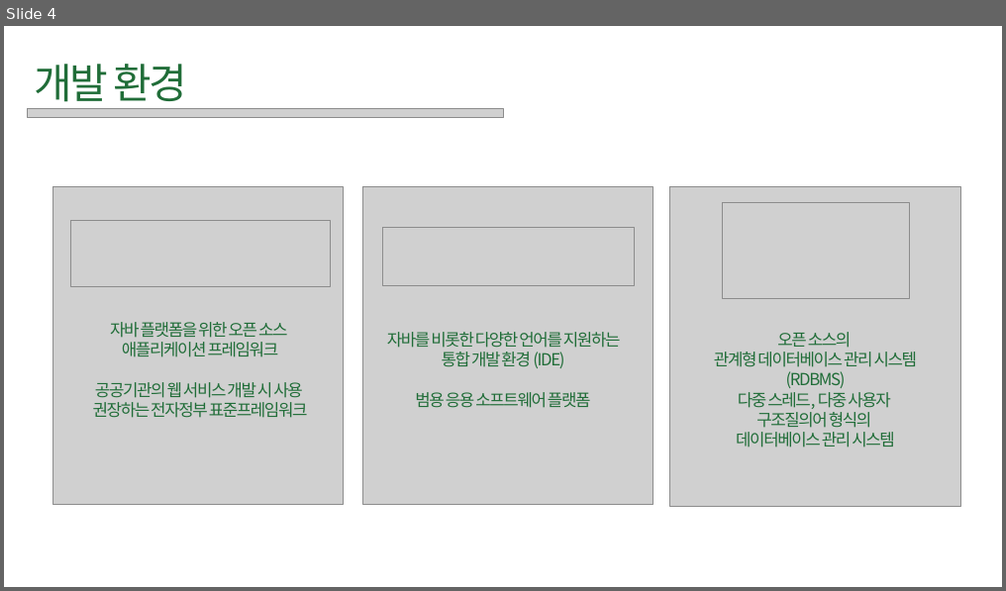
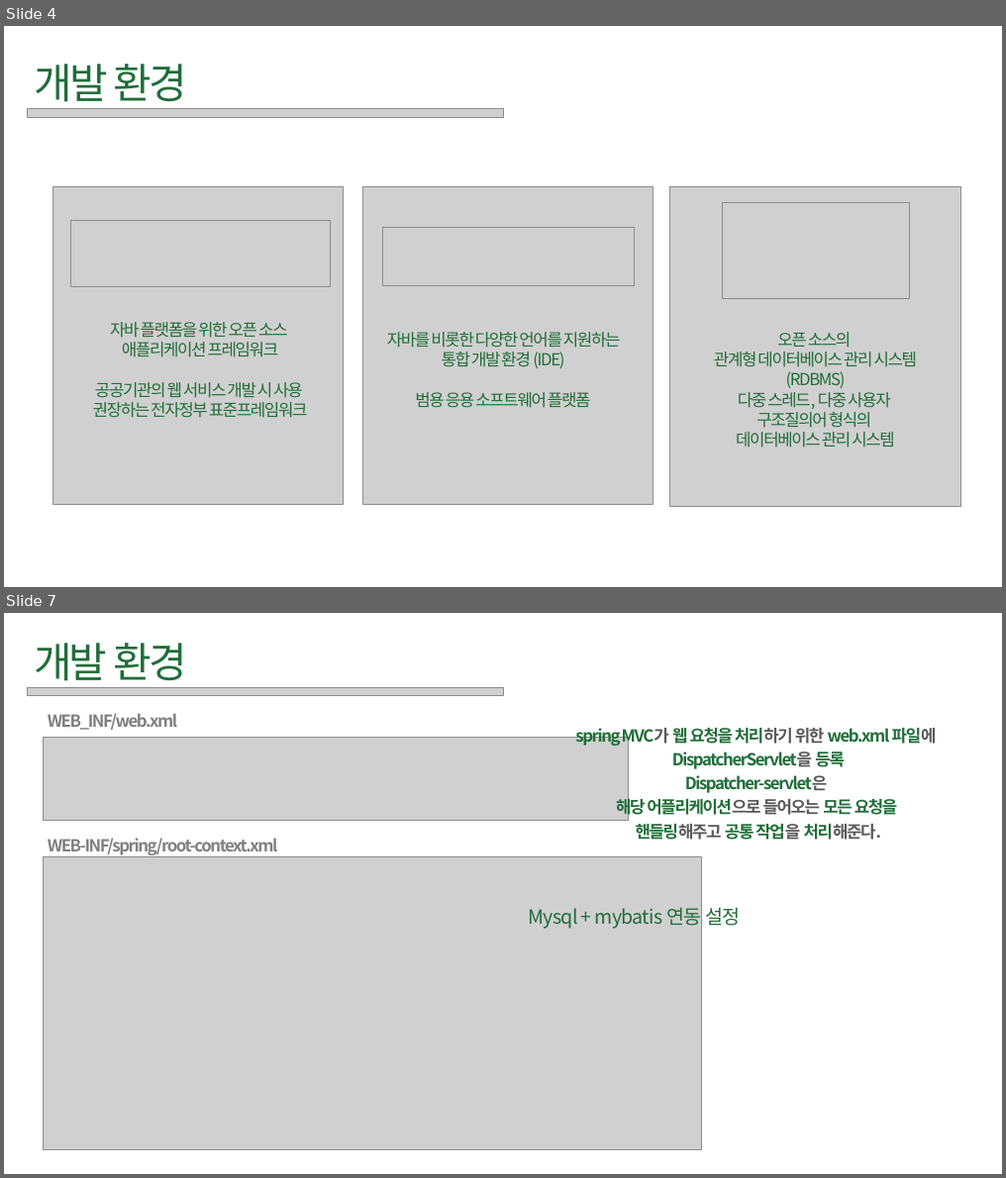
Before and after one commit to hanYijin/portfolio_2021, a slide deck: smartForm.pptx. Shown one above the other, each under a label of ours: slide 4 before the commit, slides 4 and 7 after it; the slides between them are not shown. The pictures are 1006x591 and 1006x1178 pixels, drawn with LibreOffice and Linux fonts; fonts in the diff are those of the drawing; grey boxes stand for pictures. Boxes give left, top, right and bottom in pixels: in the first picture for what was removed or moved away, otherwise in the second. Text is boxed around its words. In the diff, an @@ line names an element or a change of style, - is before the commit and + after.

```diff
--- a/smartForm.pptx
+++ b/smartForm.pptx
@@ slide 7 added at [4, 613, 1002, 1174], background #FFFFFF @@
@@ text added at [34, 643, 187, 688], 60 pt, text #206D38 @@
+개발 환경
@@ picture added at [27, 687, 503, 696] @@
@@ text added at [48, 713, 178, 730], 24 pt, text #808080, bold @@
+WEB_INF/web.xml
@@ text added at [575, 725, 937, 840], 24 pt, text #206D38, bold @@
+spring MVC가 웹 요청을 처리하기 위한 web.xml 파일에
+DispatcherServlet을 등록
+Dispatcher-servlet은
+해당 어플리케이션으로 들어오는 모든 요청을
+핸들링해주고 공통 작업을 처리해준다.
@@ picture added at [43, 737, 629, 820] @@
@@ text added at [48, 838, 278, 856], 24 pt, text #808080, bold @@
+WEB-INF/spring/root-context.xml
@@ picture added at [43, 857, 701, 1151] @@
@@ text added at [529, 907, 741, 929], 28 pt, text #206D38 @@
+Mysql + mybatis 연동 설정
```
Also in this commit, not shown: 9 slides changed, 5 other slides added, 4 slides removed, 3 other files.
